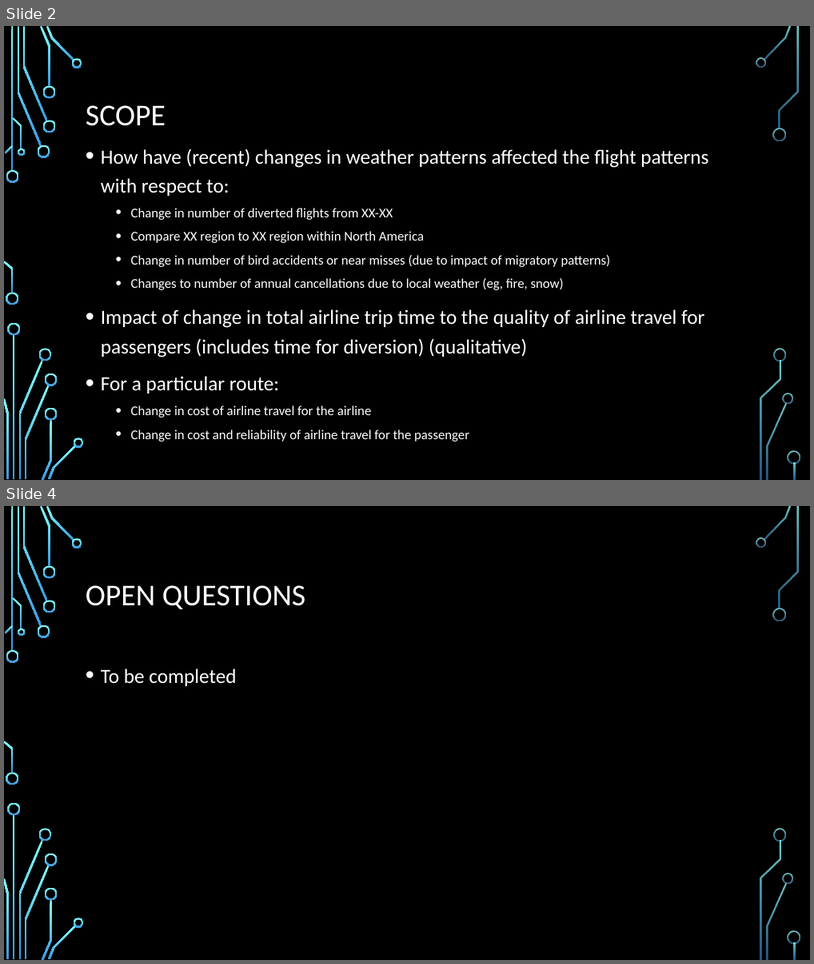
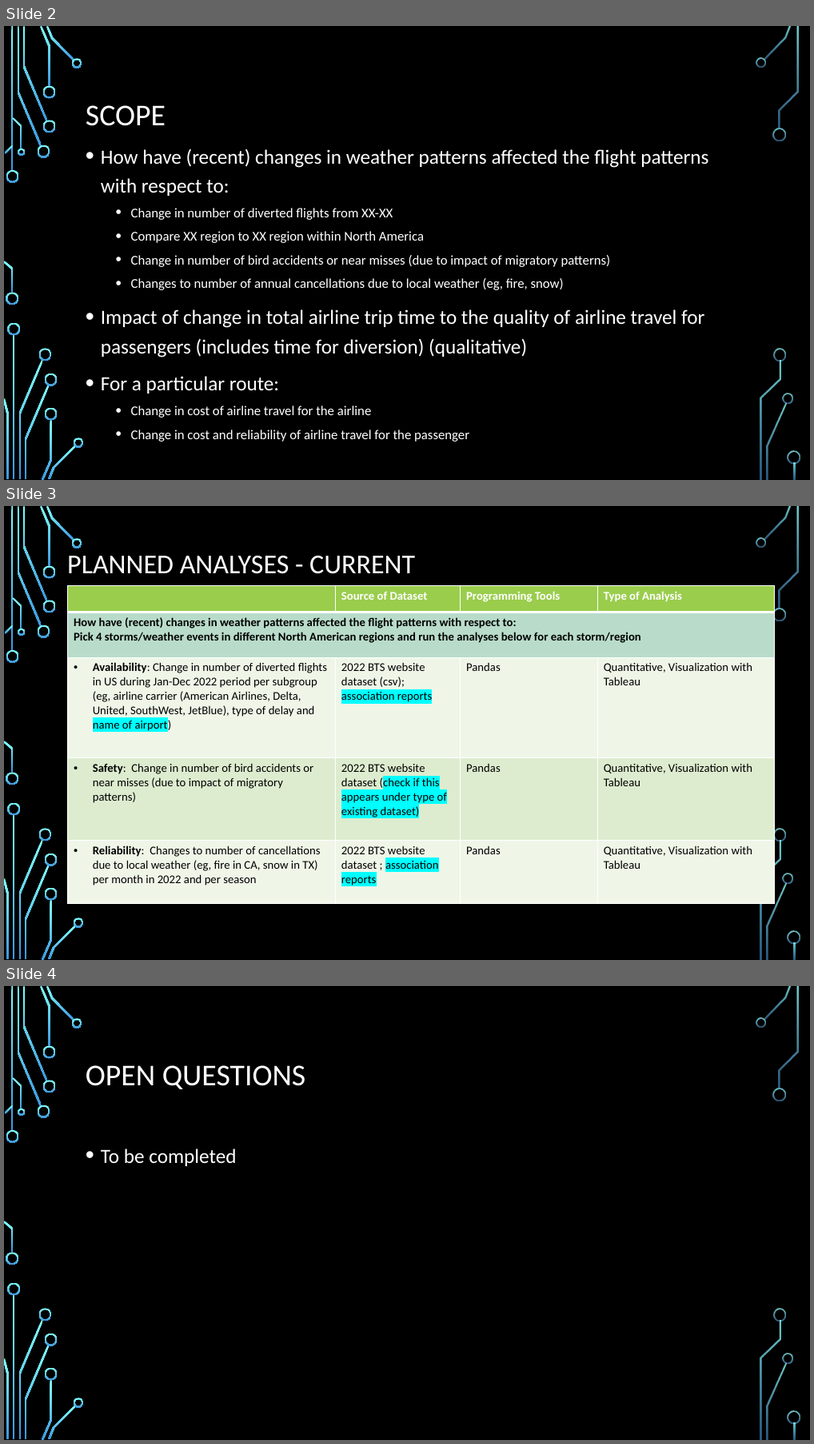
Before and after one commit to Tawn-Scotton/Team_3_Project_1, a slide deck: Team_3_Air_Travel_Weather_Satisfaction.pptx. Shown one above the other, each under a label of ours: slides 2 and 4 before the commit, slides 2, 3 and 4 after it; the slides between them are not shown. The pictures are 814x964 and 814x1444 pixels, drawn with LibreOffice and Linux fonts; fonts in the diff are those of the drawing; background and template pictures are left out. Boxes give left, top, right and bottom in pixels: in the first picture for what was removed or moved away, otherwise in the second. Text is boxed around its words. In the diff, an @@ line names an element or a change of style, - is before the commit and + after.

Commit message:
initial commit 2003 to 2022 dataset

```diff
--- a/Team_3_Air_Travel_Weather_Satisfaction.pptx
+++ b/Team_3_Air_Travel_Weather_Satisfaction.pptx
@@ slide 3 added at (4, 506, 810, 960), background picture (left out); not listed: 36 template elements that a slide beside it also shows @@
@@ title added at (67, 556, 415, 574), 32.4 pt, text #FFFFFF @@
+PLANNED ANALYSES - CURRENT
@@ table added at (67, 586, 774, 904), 5 rows, 4 columns @@
+ | Source of Dataset | Programming Tools | Type of Analysis
+How have (recent) changes in weather patterns affected the flight patterns with respect to: / Pick 4 storms/weather events in different North American regions and run the analyses below for each storm/region |  |  | 
+Availability: Change in number of diverted flights in US during Jan-Dec 2022 period per subgroup (eg, airline carrier (American Airlines, Delta, United, SouthWest, JetBlue), type of delay and name of airport) | 2022 BTS website dataset (csv); association reports | Pandas | Quantitative, Visualization with Tableau
+Safety: Change in number of bird accidents or near misses (due to impact of migratory patterns) | 2022 BTS website dataset (check if this appears under type of existing dataset) | Pandas | Quantitative, Visualization with Tableau
+Reliability: Changes to number of cancellations due to local weather (eg, fire in CA, snow in TX) per month in 2022 and per season | 2022 BTS website dataset ; association reports | Pandas | Quantitative, Visualization with Tableau
```
Also in this commit, not shown: 1 slide changed, 1 other slide added, 2 other files.
